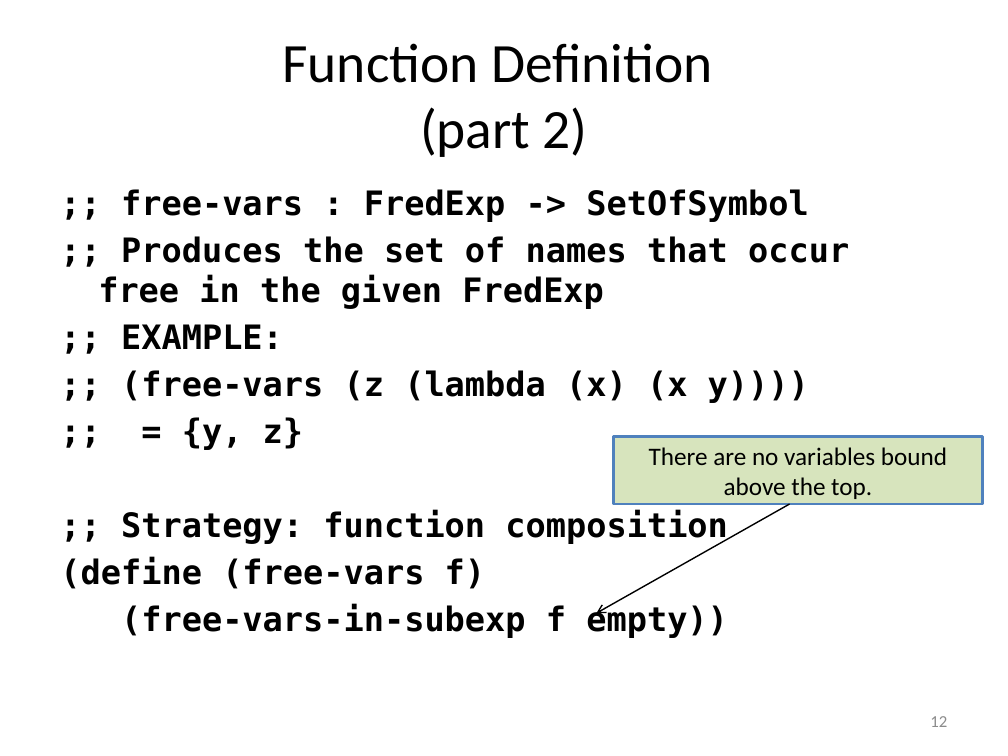
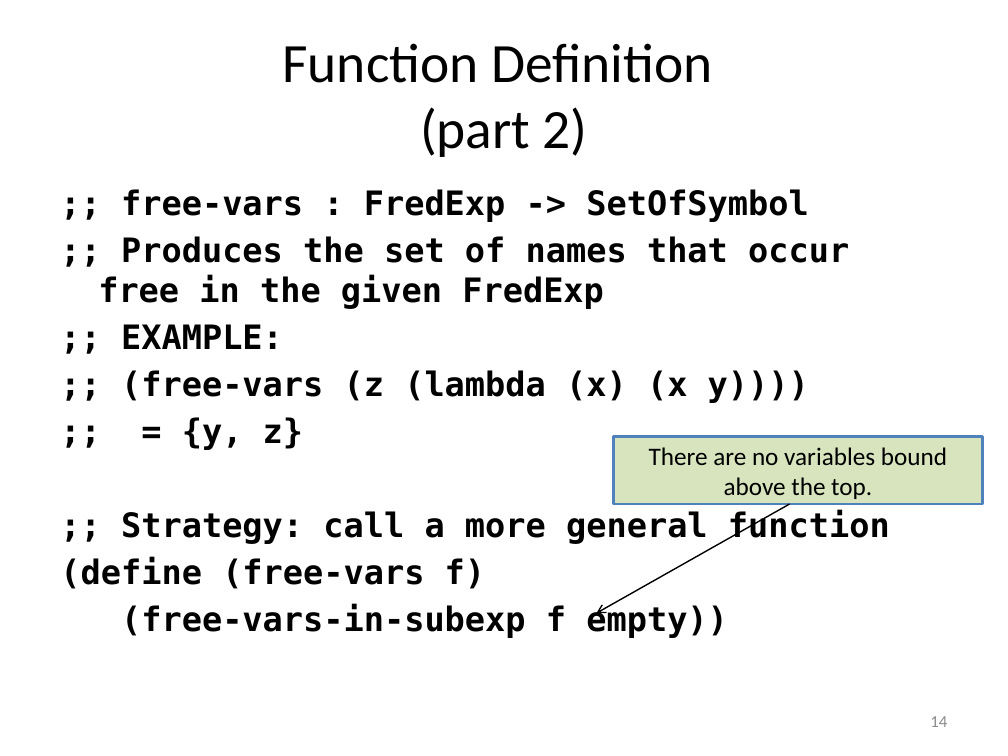
Before and after one commit to mwand/cs5010f16, a slide deck: slide 14 of Slides/Lesson 7.3 Case Study-- Free Variables.pptx (slide 12 before the commit). Drawn at 1008x756 pixels with LibreOffice and Linux fonts; fonts in the diff are those of the drawing. Boxes give left, top, right and bottom in pixels: in the first picture for what was removed or moved away, otherwise in the second. Text is boxed around its words. In the diff, an @@ line names an element or a change of style, - is before the commit and + after.

```diff
--- a/Slides/Lesson 7.3 Case Study-- Free Variables.pptx
+++ b/Slides/Lesson 7.3 Case Study-- Free Variables.pptx
@@ text at [121,509,890,544]: text changed @@
-;; Strategy: function composition
+;; Strategy: call a more general function
@@ page number at [930,716,947,727]: text changed @@
-12
+14
```
Also in this commit, not shown: 7 other slides changed, 3 slides added, 4 slides removed, 29 other files.
